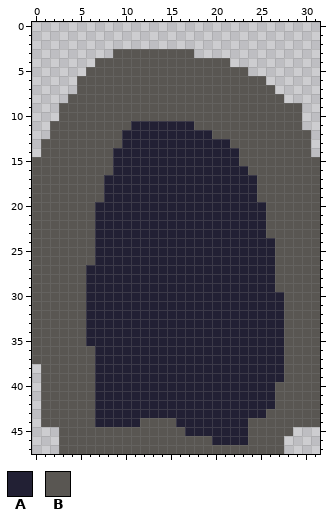
Two states of a pixel-art sprite, data/sprite/door_open.png. The first picture shows the starting point.
The file is 32x48 pixels.
Palette (. is transparent): A #222034  B #595652
Pixels before, first column x 0:
 3 .........BBBBBBBBB..............
 4 .......BBBBBBBBBBBBBBB..........
 5 ......BBBBBBBBBBBBBBBBBB........
 6 .....BBBBBBBBBBBBBBBBBBBBB......
 7 .....BBBBBBBBBBBBBBBBBBBBBB.....
 8 ....BBBBBBBBBBBBBBBBBBBBBBBB....
 9 ...BBBBBBBBBBBBBBBBBBBBBBBBBBB..
10 ...BBBBBBBBBBBBBBBBBBBBBBBBBBB..
11 ..BBBBBBBBBAAAAAAABBBBBBBBBBBB..
12 ..BBBBBBBBAAAAAAAAAABBBBBBBBBBB.
13 .BBBBBBBBBAAAAAAAAAAAABBBBBBBBB.
14 .BBBBBBBBAAAAAAAAAAAAAABBBBBBBB.
15 BBBBBBBBBAAAAAAAAAAAAAABBBBBBBBB
16 BBBBBBBBBAAAAAAAAAAAAAAABBBBBBBB
17 BBBBBBBBAAAAAAAAAAAAAAAAABBBBBBB
18 BBBBBBBBAAAAAAAAAAAAAAAAABBBBBBB
19 BBBBBBBBAAAAAAAAAAAAAAAAABBBBBBB
20 BBBBBBBAAAAAAAAAAAAAAAAAAABBBBBB
21 BBBBBBBAAAAAAAAAAAAAAAAAAABBBBBB
22 BBBBBBBAAAAAAAAAAAAAAAAAAABBBBBB
23 BBBBBBBAAAAAAAAAAAAAAAAAAABBBBBB
24 BBBBBBBAAAAAAAAAAAAAAAAAAAABBBBB
25 BBBBBBBAAAAAAAAAAAAAAAAAAAABBBBB
26 BBBBBBBAAAAAAAAAAAAAAAAAAAABBBBB
27 BBBBBBAAAAAAAAAAAAAAAAAAAAABBBBB
28 BBBBBBAAAAAAAAAAAAAAAAAAAAABBBBB
29 BBBBBBAAAAAAAAAAAAAAAAAAAAABBBBB
30 BBBBBBAAAAAAAAAAAAAAAAAAAAAABBBB
31 BBBBBBAAAAAAAAAAAAAAAAAAAAAABBBB
32 BBBBBBAAAAAAAAAAAAAAAAAAAAAABBBB
33 BBBBBBAAAAAAAAAAAAAAAAAAAAAABBBB
34 BBBBBBAAAAAAAAAAAAAAAAAAAAAABBBB
35 BBBBBBAAAAAAAAAAAAAAAAAAAAAABBBB
36 BBBBBBBAAAAAAAAAAAAAAAAAAAAABBBB
37 BBBBBBBAAAAAAAAAAAAAAAAAAAAABBBB
38 .BBBBBBAAAAAAAAAAAAAAAAAAAAABBBB
39 .BBBBBBAAAAAAAAAAAAAAAAAAAAABBBB
40 .BBBBBBAAAAAAAAAAAAAAAAAAAABBBBB
41 .BBBBBBAAAAAAAAAAAAAAAAAAAABBBBB
42 .BBBBBBAAAAAAAAAAAAAAAAAAAABBBBB
43 .BBBBBBAAAAAAAAAAAAAAAAAAABBBBBB
44 .BBBBBBAAAAABBBBAAAAAAAABBBBBBBB
45 ...BBBBBBBBBBBBBBAAAAAAABBBBB...
46 ...BBBBBBBBBBBBBBBBBAAAABBBB....
47 ...BBBBBBBBBBBBBBBBBBBBBBBBB....
The result:
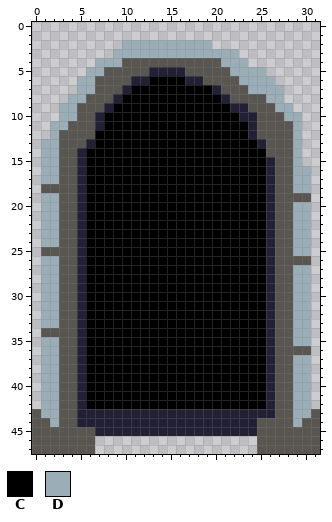
Colours new in this view: C #000000  D #9badb7
Edits made:
Changed rows in their new state; - is an unchanged pixel.
first column x 0:
 2 ----------DDDDDDDDDD------------
 3 ---------DDDDDDDDDDDDDD---------
 4 -------DDD-----------DDD--------
 5 ------DD-----AAAA-----DDDD------
 6 -----DD----AACCCCAA----DDDD-----
 7 -----DD---ACCCCCCCCCA---DDDD----
 8 ----DD---ACCCCCCCCCCCA----DD----
 9 ---DD---ACCCCCCCCCCCCCAA---DD.--
10 ---DD--ACCCCCCCCCCCCCCCAA---DD--
11 --DD---ACCCCCCCCCCCCCCCCA----D--
12 --D----CCCCCCCCCCCCCCCCCA----D.-
13 -DD---ACCCCCCCCCCCCCCCCCCA---D.-
14 -DD--ACCCCCCCCCCCCCCCCCCCC---D.-
15 .DD--ACCCCCCCCCCCCCCCCCCCCA--D..
16 .DD--ACCCCCCCCCCCCCCCCCCCCA--DD.
17 .DD--ACCCCCCCCCCCCCCCCCCCCA--DD.
18 .----ACCCCCCCCCCCCCCCCCCCCA--DD.
19 .DD--ACCCCCCCCCCCCCCCCCCCCA----.
20 .DD--ACCCCCCCCCCCCCCCCCCCCA--DD.
21 .DD--ACCCCCCCCCCCCCCCCCCCCA--DD.
22 .DD--ACCCCCCCCCCCCCCCCCCCCA--DD.
23 .DD--ACCCCCCCCCCCCCCCCCCCCA--DD.
24 .DD--ACCCCCCCCCCCCCCCCCCCC---DD.
25 .----ACCCCCCCCCCCCCCCCCCCC---DD.
26 .DD--ACCCCCCCCCCCCCCCCCCCC-----.
27 .DD--ACCCCCCCCCCCCCCCCCCCC---DD.
28 .DD--ACCCCCCCCCCCCCCCCCCCC---DD.
29 .DD--ACCCCCCCCCCCCCCCCCCCC---DD.
30 .DD--ACCCCCCCCCCCCCCCCCCCC-B-DD.
31 .DD--ACCCCCCCCCCCCCCCCCCCC-B-DD.
32 .DD--ACCCCCCCCCCCCCCCCCCCC-B-DD.
33 .DD--ACCCCCCCCCCCCCCCCCCCC-B-DD.
34 .----ACCCCCCCCCCCCCCCCCCCC-B-DD.
35 .DD--ACCCCCCCCCCCCCCCCCCCC-B-DD.
36 .DD--ACCCCCCCCCCCCCCCCCCCC-B---.
37 .DD--ACCCCCCCCCCCCCCCCCCCC-B-DD.
38 -DD--ACCCCCCCCCCCCCCCCCCCC-B-DD.
39 -DD--ACCCCCCCCCCCCCCCCCCCC-B-DD.
40 -DD--ACCCCCCCCCCCCCCCCCCCC---DD.
41 -DD--ACCCCCCCCCCCCCCCCCCCC---DD.
42 -DD--ACCCCCCCCCCCCCCCCCCCC---DD.
43 BDD--AA-------------------A--DD-
44 B-D--AA-----AAAA--------A----D--
45 BBB----AAAAAAAAAA-------A----BBB
46 BBB----..................---BBBB
47 BBB----..................---BBBB
Where, in picture pixels (left, top, right, bottom), the same in both pictures:
changed: (32, 40, 320, 454)
